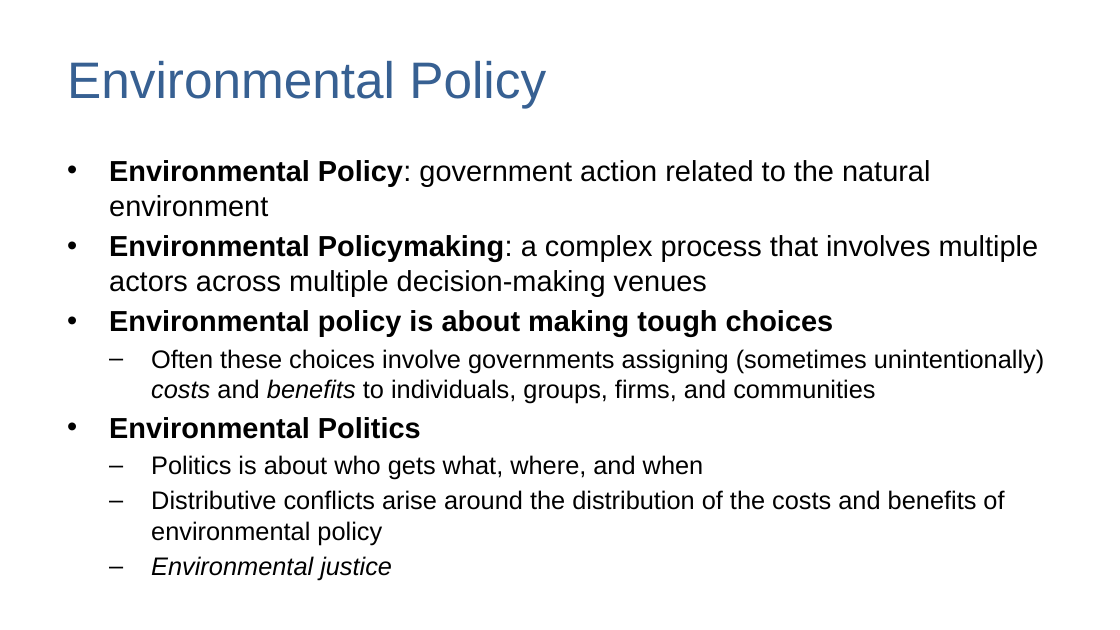
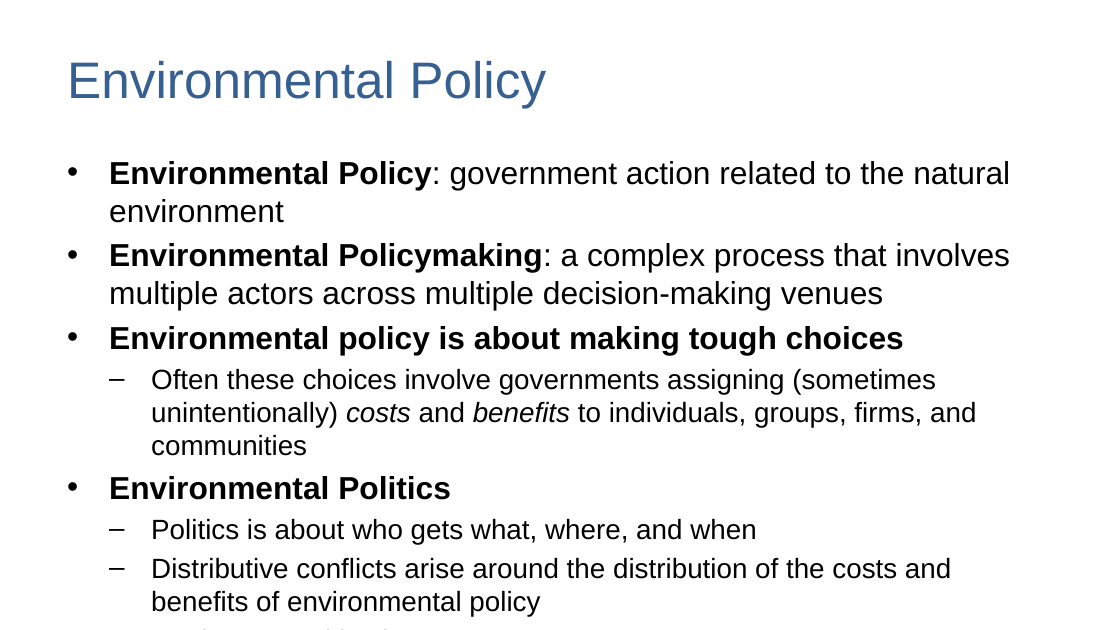
Before and after one commit to mnowlin/poli307, a slide deck: slide 17 of lectures/01-intro.pptx. Drawn at 1120x630 pixels with LibreOffice and Linux fonts; fonts in the diff are those of the drawing. Boxes give left, top, right and bottom in pixels: in the first picture for what was removed or moved away, otherwise in the second. Text is boxed around its words. In the diff, an @@ line names an element or a change of style, - is before the commit and + after.

```diff
--- a/lectures/01-intro.pptx
+++ b/lectures/01-intro.pptx
@@ text "Environmental Policy: government action related ..." at (109,161,1011,616): size 18.6 to 20.4 pt in "Environmental Policy: government action related to the ...", "Environmental Policymaking: a complex process that involves ...", "Environmental policy is about making tough choices", "Environmental Politics"; size 16.3 to 17.9 pt in "Often these choices involve governments assigning (sometimes ...", "Politics is about who gets what, where, ...", "Distributive conflicts arise around the distribution of ...", "Environmental justice" @@
```
Also in this commit, not shown: 1 other slide changed, 1 slide removed, 13 other files.
